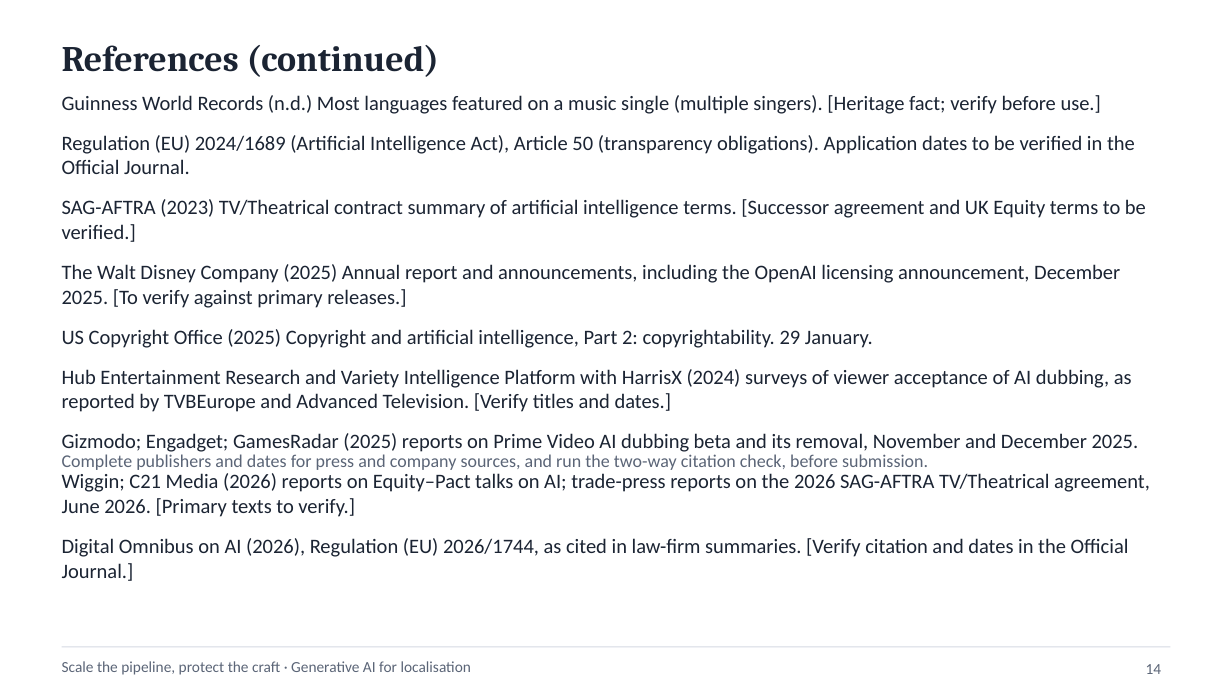
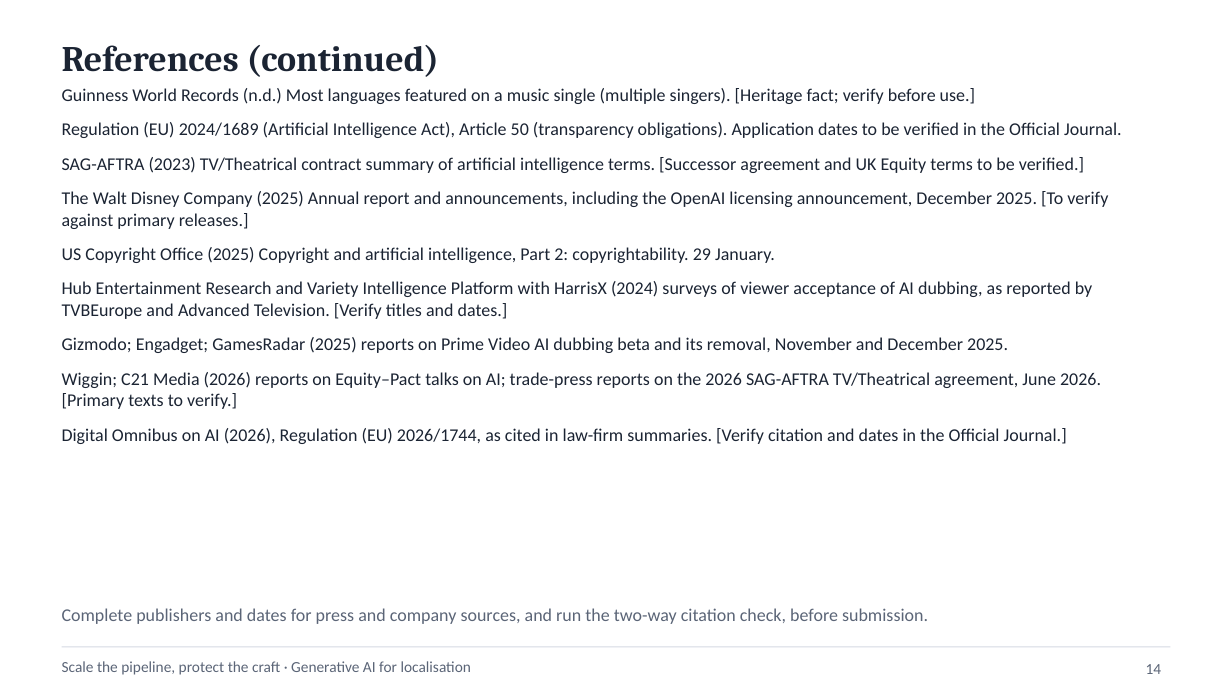
Before and after one commit to karanrg22-svg/skill, a slide deck: slide 14 of output/D_Academic_Localisation.pptx. Drawn at 1232x693 pixels with LibreOffice and Linux fonts; fonts in the diff are those of the drawing. Boxes give left, top, right and bottom in pixels: in the first picture for what was removed or moved away, otherwise in the second. Text is boxed around its words. In the diff, an @@ line names an element or a change of style, - is before the commit and + after.

```diff
--- a/output/D_Academic_Localisation.pptx
+++ b/output/D_Academic_Localisation.pptx
@@ text "Guinness World Records (n.d.) Most ...": place and size @@
-text "Guinness World Records (n.d.) Most ..." at <box>62,95,1150,581</box>
+text "Guinness World Records (n.d.) Most ..." at <box>62,88,1122,444</box>
@@ text "Guinness World Records (n.d.) Most ..." at <box>62,88,1122,444</box>: size 16 to 14 pt; less space between paragraphs @@
@@ text "Complete publishers and dates for ...": place and size @@
-text "Complete publishers and dates for ..." at <box>62,454,928,470</box>
+text "Complete publishers and dates for ..." at <box>62,608,928,624</box>
```
